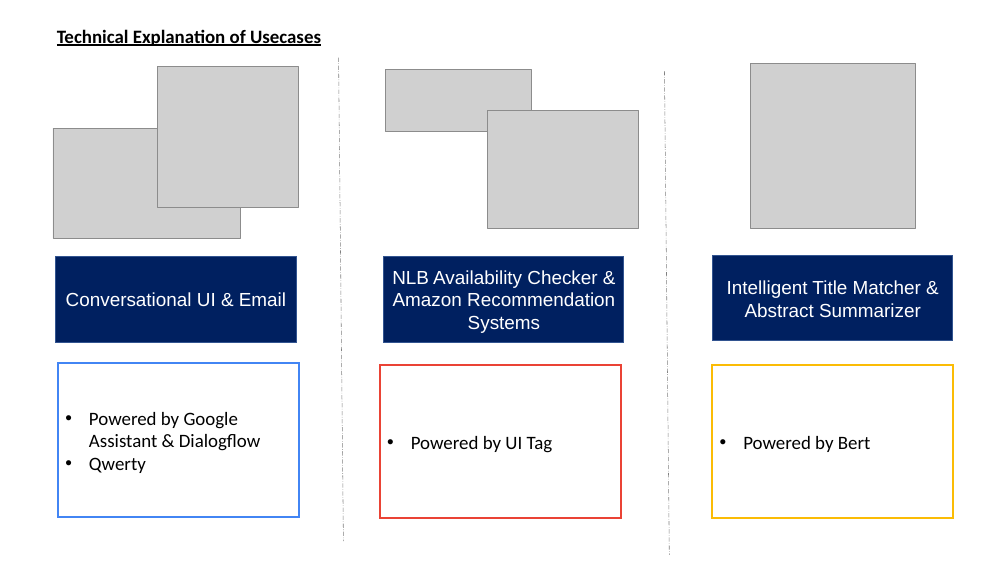
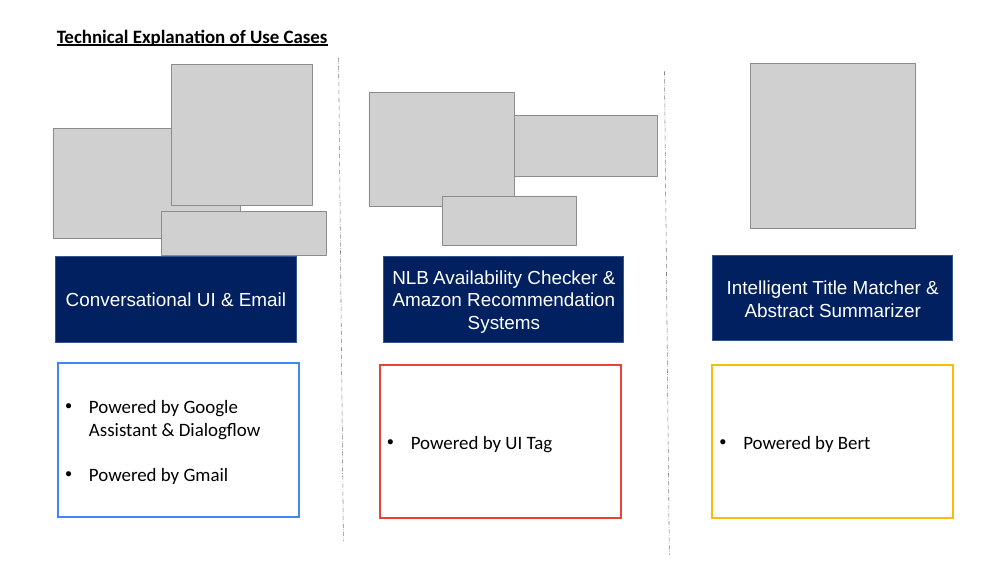
Before and after one commit to AftTheRain/ISA-PM-IPA-2021-01-09-IS02PT-GRP-SmartLibrarian, a slide deck: slide 4 of Video/ISS IPA PROJECT PRESENTATION - SYSTEM ARCHITECTURE.pptx. Drawn at 1008x567 pixels with LibreOffice and Linux fonts; fonts in the diff are those of the drawing; grey boxes stand for pictures. Boxes give left, top, right and bottom in pixels: in the first picture for what was removed or moved away, otherwise in the second. Text is boxed around its words. In the diff, an @@ line names an element or a change of style, - is before the commit and + after.

```diff
--- a/Video/ISS IPA PROJECT PRESENTATION - SYSTEM ARCHITECTURE.pptx
+++ b/Video/ISS IPA PROJECT PRESENTATION - SYSTEM ARCHITECTURE.pptx
@@ text at [57, 29, 328, 46]: text changed @@
-Technical Explanation of Usecases
+Technical Explanation of Use Cases
@@ picture: place and size @@
-picture at [157, 67, 298, 207]
+picture at [171, 64, 312, 205]
@@ picture: place and size @@
-picture at [487, 110, 638, 228]
+picture at [369, 93, 515, 206]
@@ picture: place and size @@
-picture at [386, 70, 532, 132]
+picture at [515, 116, 658, 176]
@@ picture added at [442, 196, 577, 245] @@
@@ picture added at [161, 212, 327, 256] @@
@@ text in rectangle at [89, 468, 229, 484]: text changed @@
-• Qwerty
+• Powered by Gmail
```
Also in this commit, not shown: 1 other slide changed, 2 slides added, 1 slide removed.
